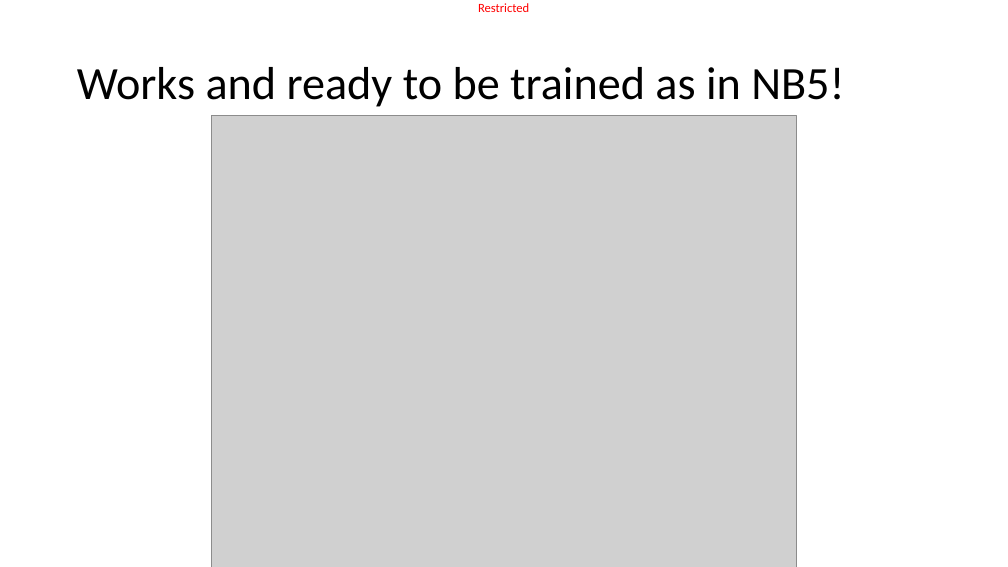
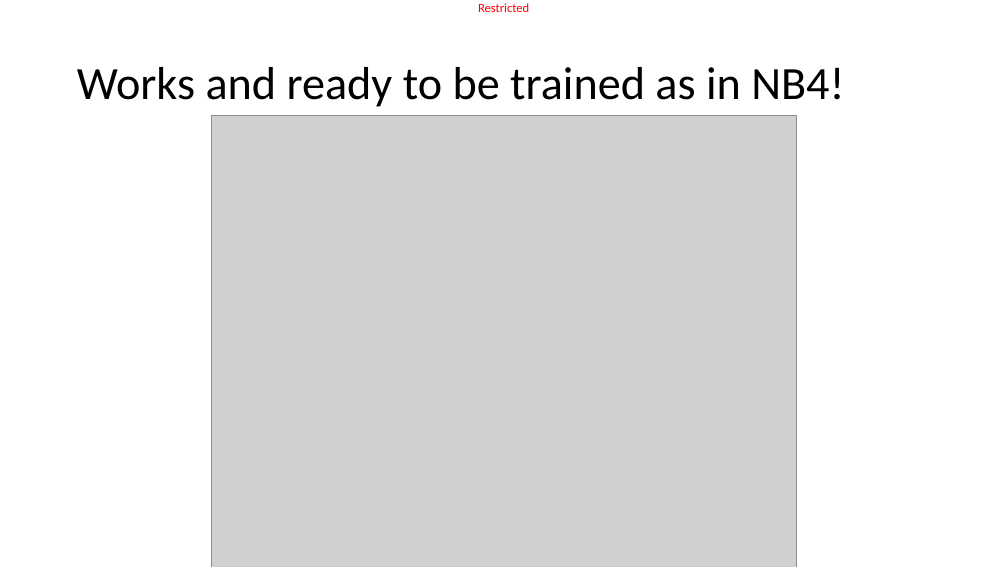
Before and after one commit to matthieudemari/SUTD_DL_50_039, a slide deck: slide 32 of W6/2. W6S2 final/W6S2.pptx (slide 30 before the commit). Drawn at 1008x567 pixels with LibreOffice and Linux fonts; fonts in the diff are those of the drawing; grey boxes stand for pictures. Boxes give left, top, right and bottom in pixels: in the first picture for what was removed or moved away, otherwise in the second. Text is boxed around its words. In the diff, an @@ line names an element or a change of style, - is before the commit and + after.

```diff
--- a/W6/2. W6S2 final/W6S2.pptx
+++ b/W6/2. W6S2 final/W6S2.pptx
@@ title at bbox=[77, 67, 844, 107]: text changed @@
-Works and ready to be trained as in NB5!
+Works and ready to be trained as in NB4!
```
Also in this commit, not shown: 8 other slides changed, 2 slides added, 26 slides removed, 13 other files.
